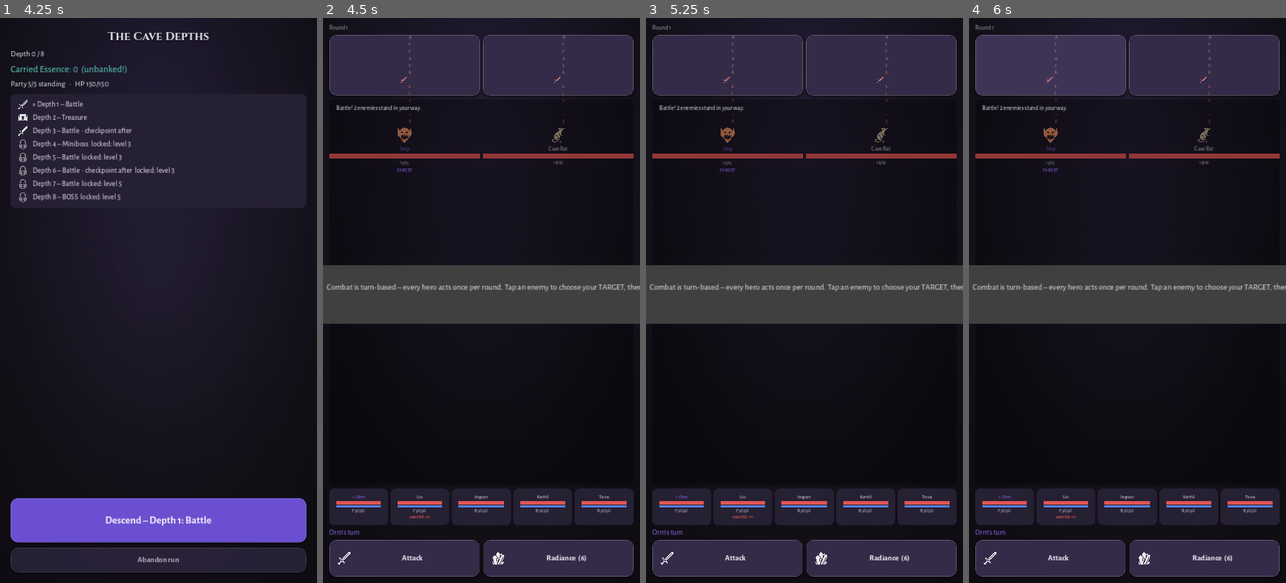
Above: before the commit, frames 1-4 (left to right).
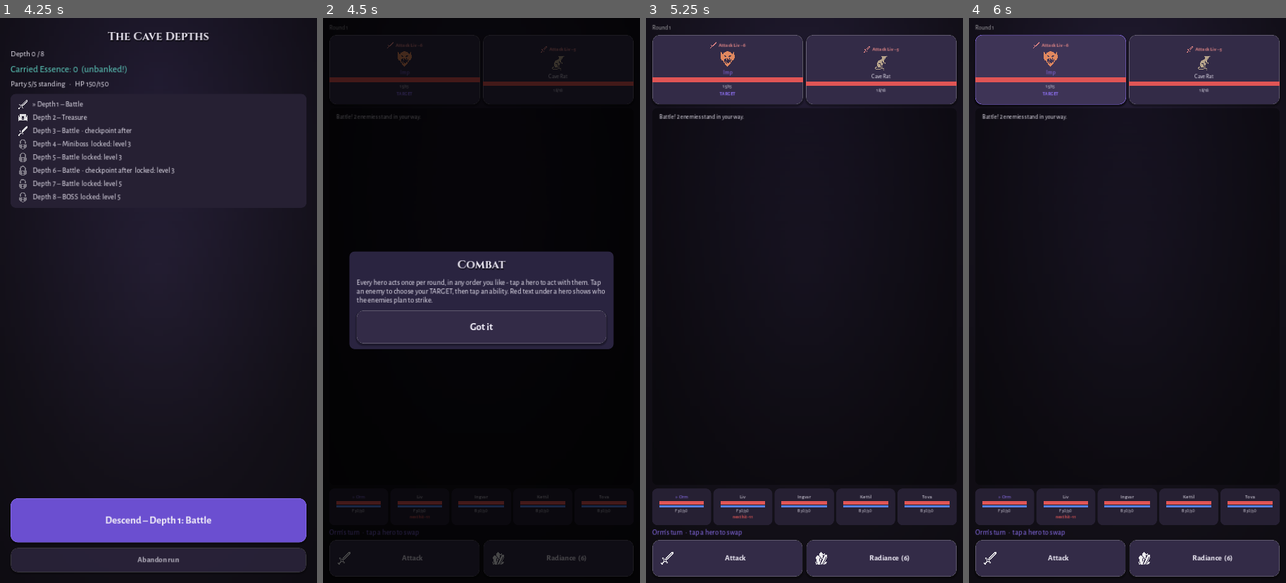
Above: after the commit, the same moments.

Repository: DrDev1337/Dreamapp
Game: Godot game, scene res://scenes/main.tscn
Two runs of this game, one before a commit and one after it. Both use one fixed random seed, a clock stepped at 60 frames per second and the inputs below.
Inputs (mouse positions are in pixels of both pictures, inside the frame that each line leads up to):
- Up to frame 1 (4.25 s): click "+ New party" at 0.5 s; click "Cancel" at 1.25 s; click "+ New party" at 2 s; click "Begin the descent" at 2.75 s; click "START RUN – The Cave Depths" at 3.5 s
- Up to frame 2 (4.5 s): click "Descend – Depth 1: Battle" at 4.25 s
- Up to frame 3 (5.25 s): click (804, 328) at 5 s, where only the run after the commit has a clickable "Got it"
- Up to frame 4 (6 s): click (1051, 63) at 5.77 s

Frame 1 is identical in both runs. In frame 2, 39% of the frame differs, in the area x 0-100%, y 0-99%; in frame 3, 14%; in frame 4, 15%.

Commit message:
Fix blocking mobile dialogs, enemy intent layout; free hero order
From device testing:
- AcceptDialog/ConfirmationDialog render broken on mobile web (gray
  band, OK button off-screen) and modally blocked all input. Replaced
  with plain Control overlays: UIKit.popup and new UIKit.confirm
- Enemy intent text rendered one character per line: UIKit.body labels
  autowrap, and inside the intent HBox that collapses to 1-char width.
  Intents are now single-line bold, and enemy cards got taller
- Players can now choose which hero takes each party turn: tap a hero
  panel to swap (CombatEngine.select_actor). Speed decides WHEN party
  turns occur relative to enemies; hero_acted tracks who spent their
  action, acted heroes dim, and the state survives save/resume. Hero
  status effects now tick at round start (a stunned hero loses the
  round's action)

Co-Authored-By: Claude Fable 5 <noreply@anthropic.com>
Claude-Session: https://claude.ai/code/session_019aKYy591HB2eGFWw2i1t2D

Diff:
--- a/src/core/combat.gd
+++ b/src/core/combat.gd
@@ -19,6 +19,7 @@
 var turn_order: Array = []  # [{"side": "hero"/"enemy", "index": int}, ...]
 var awaiting_player := false
 var active_hero := -1
+var hero_acted: Array = []  # hjälteindex som förbrukat sin handling i rundan
 var result := ""  # "", "victory", "defeat"
 var log: Array = []
 var rng := RandomNumberGenerator.new()
@@ -93,6 +94,8 @@
 
 
 func _build_turn_order() -> void:
+	hero_acted = []
+	_round_start_hero_upkeep()
 	var entries: Array = []
 	for i in heroes.size():
 		if heroes[i]["hp"] > 0:
@@ -114,7 +117,40 @@
 	return speed
 
 
-## Kör tills nästa hjälte står i tur (active_hero) eller striden är slut.
+## Statuseffekter på hjältar tickar vid rundstart (gift, stun). En
+## stunnad hjälte förlorar rundans handling.
+func _round_start_hero_upkeep() -> void:
+	for i in heroes.size():
+		var hero: Dictionary = heroes[i]
+		if hero["hp"] <= 0:
+			continue
+		if not _tick_statuses_and_check(hero, hero["name"]) and hero["hp"] > 0:
+			hero_acted.append(i)
+
+
+## Förvald hjälte för en partyslot: slotens ägare om möjlig, annars
+## första levande hjälte som inte agerat. -1 = sloten är förbrukad.
+func _default_actor(scheduled: int) -> int:
+	if heroes[scheduled]["hp"] > 0 and scheduled not in hero_acted:
+		return scheduled
+	for i in living_heroes():
+		if i not in hero_acted:
+			return i
+	return -1
+
+
+## Spelaren byter vilken hjälte som agerar på partyts tur ("vem kör
+## sin runda först" – fri ordning inom rundan).
+func select_actor(index: int) -> bool:
+	if not awaiting_player or index < 0 or index >= heroes.size():
+		return false
+	if heroes[index]["hp"] <= 0 or index in hero_acted:
+		return false
+	active_hero = index
+	return true
+
+
+## Kör tills partyt står i tur (active_hero = förval) eller striden är slut.
 func advance_until_player_turn() -> void:
 	awaiting_player = false
 	active_hero = -1
@@ -123,18 +159,17 @@
 			round_number += 1
 			_build_turn_order()
 			plan_intents()
+			if _party_wiped():
+				_end_combat("defeat")
+				return
 			continue
 		var entry: Dictionary = turn_order[turn_index]
 		if String(entry["side"]) == "hero":
-			var hero: Dictionary = heroes[int(entry["index"])]
-			if hero["hp"] > 0:
-				if _tick_statuses_and_check(hero, hero["name"]):
-					awaiting_player = true
-					active_hero = int(entry["index"])
-					return
-				if _party_wiped():
-					_end_combat("defeat")
-					return
+			var actor := _default_actor(int(entry["index"]))
+			if actor >= 0:
+				awaiting_player = true
+				active_hero = actor
+				return
 			turn_index += 1
 			continue
 		var enemy: Dictionary = enemies[int(entry["index"])]
@@ -175,6 +210,7 @@
 	# Handlingen kan ha ändrat läget (taunt, dödad healer-kompis) –
 	# fiender som inte agerat än tänker om så intentionerna håller.
 	_replan_pending_intents()
+	hero_acted.append(active_hero)
 	awaiting_player = false
 	active_hero = -1
 	if living_enemies().is_empty():
@@ -556,6 +592,7 @@
 		"turn_order": turn_order,
 		"awaiting_player": awaiting_player,
 		"active_hero": active_hero,
+		"hero_acted": hero_acted,
 		"result": result,
 		"log": log.slice(maxi(0, log.size() - 20)),
 		"rng_seed": rng.seed,
@@ -574,6 +611,7 @@
 	)
 	engine.awaiting_player = data["awaiting_player"]
 	engine.active_hero = int(data.get("active_hero", -1))
+	engine.hero_acted = data.get("hero_acted", []).map(func(v): return int(v))
 	engine.result = data["result"]
 	engine.log = data["log"]
 	engine.rng.seed = int(data["rng_seed"])
--- a/src/ui/combat_screen.gd
+++ b/src/ui/combat_screen.gd
@@ -35,10 +35,10 @@
 	if Game.should_show_tutorial("combat_intro"):
 		Game.mark_tutorial_seen("combat_intro")
 		var hint := (
-			"Combat is turn-based – every hero acts once per round. "
-			+ "Tap an enemy to choose your TARGET, then tap an ability. "
-			+ "Red text under a hero shows who the enemies plan to strike, "
-			+ "and melee enemies can only reach your front row."
+			"Every hero acts once per round, in any order you like - "
+			+ "tap a hero to act with them. Tap an enemy to choose your "
+			+ "TARGET, then tap an ability. Red text under a hero shows "
+			+ "who the enemies plan to strike."
 		)
 		UIKit.popup(self, "Combat", hint)
 
@@ -91,7 +91,7 @@
 	var enemy: Dictionary = engine.enemies[index]
 	var button := Button.new()
 	button.size_flags_horizontal = Control.SIZE_EXPAND_FILL
-	button.custom_minimum_size = Vector2(0, 138)
+	button.custom_minimum_size = Vector2(0, 158)
 	var box := VBoxContainer.new()
 	box.set_anchors_and_offsets_preset(Control.PRESET_FULL_RECT)
 	box.mouse_filter = Control.MOUSE_FILTER_IGNORE
@@ -102,7 +102,10 @@
 	intent_row.add_theme_constant_override("separation", 4)
 	var intent_icon := Icons.image(Icons.INTENT["attack"], 16)
 	intent_row.add_child(intent_icon)
-	var intent_label := UIKit.body("", 11)
+	var intent_label := UIKit.body("", 12)
+	# Autowrap i en HBox ger 1 tecken/rad – intentionen ska vara EN rad.
+	intent_label.autowrap_mode = TextServer.AUTOWRAP_OFF
+	intent_label.add_theme_font_override("font", UIKit.FONT_BOLD)
 	intent_row.add_child(intent_label)
 	box.add_child(intent_row)
 	var icon_texture: Texture2D = Icons.ENEMY.get(enemy["id"], Icons.SKULL)
@@ -149,6 +152,13 @@
 	var hero: Dictionary = engine.heroes[index]
 	var panel := UIKit.panel()
 	panel.size_flags_horizontal = Control.SIZE_EXPAND_FILL
+	# Tappbar: spelaren väljer vem som agerar på partyts tur.
+	panel.mouse_filter = Control.MOUSE_FILTER_STOP
+	panel.gui_input.connect(
+		func(event):
+			if event is InputEventMouseButton and event.pressed:
+				_select_hero(index)
+	)
 	var box := VBoxContainer.new()
 	box.add_theme_constant_override("separation", 2)
 	var name_label := UIKit.body(String(hero["name"]), 12)
@@ -256,7 +266,13 @@
 		var widget: Dictionary = hero_widgets[i]
 		var down: bool = hero["hp"] <= 0
 		var is_active: bool = i == engine.active_hero
-		widget["panel"].modulate = Color(1, 1, 1, 0.35) if down else Color.WHITE
+		var acted: bool = i in engine.hero_acted
+		var tint := Color.WHITE
+		if down:
+			tint = Color(1, 1, 1, 0.35)
+		elif acted:
+			tint = Color(1, 1, 1, 0.55)
+		widget["panel"].modulate = tint
 		widget["name_label"].text = ("» " if is_active else "") + String(hero["name"])
 		widget["name_label"].add_theme_color_override(
 			"font_color", UIKit.COLOR_ACCENT if is_active else Color("e8e4f0")
@@ -278,7 +294,7 @@
 
 	var active := engine.active_hero
 	if active >= 0 and not engine.is_over():
-		turn_label.text = "%s's turn" % engine.heroes[active]["name"]
+		turn_label.text = "%s's turn  ·  tap a hero to swap" % engine.heroes[active]["name"]
 	else:
 		turn_label.text = ""
 
@@ -317,6 +333,11 @@
 		create_tween().tween_property(bar, "value", value, 0.3).set_ease(Tween.EASE_OUT)
 	else:
 		bar.value = value
+
+
+func _select_hero(index: int) -> void:
+	if engine != null and engine.select_actor(index):
+		_refresh(false)
 
 
 func _use_ability(ability_id: String) -> void:
--- a/src/ui/run_screen.gd
+++ b/src/ui/run_screen.gd
@@ -123,20 +123,13 @@
 
 
 func _confirm_abandon(run: RunState) -> void:
-	var dialog := ConfirmationDialog.new()
-	dialog.title = "Abandon run?"
+	var text := "You carry nothing – the run simply ends."
 	if run.carried_essence > 0 or not run.unsecured_items.is_empty():
-		dialog.dialog_text = (
+		text = (
 			"Abandoning counts as a wipe: your carried Essence (%d) and unbanked loot will be left at depth %d."
 			% [run.carried_essence, run.current_depth]
 		)
-	else:
-		dialog.dialog_text = "You carry nothing – the run simply ends."
-	dialog.ok_button_text = "Abandon"
-	dialog.cancel_button_text = "Keep going"
-	add_child(dialog)
-	dialog.popup_centered(Vector2i(560, 0))
-	dialog.confirmed.connect(main.abandon_run)
+	UIKit.confirm(self, "Abandon run?", text, "Abandon", main.abandon_run)
 
 
 func _chest_offer(item: Dictionary) -> Control:
--- a/src/ui/slot_screen.gd
+++ b/src/ui/slot_screen.gd
@@ -195,14 +195,11 @@
 
 
 func _confirm_delete(slot: int) -> void:
-	var dialog := ConfirmationDialog.new()
-	dialog.title = "Delete party?"
-	dialog.dialog_text = "All progress for this party will be lost permanently."
-	dialog.ok_button_text = "Delete"
-	dialog.cancel_button_text = "Cancel"
-	add_child(dialog)
-	dialog.popup_centered()
-	dialog.confirmed.connect(
+	UIKit.confirm(
+		self,
+		"Delete party?",
+		"All progress for this party will be lost permanently.",
+		"Delete",
 		func():
 			Game.delete_slot(slot)
 			rebuild()
--- a/src/ui/ui_kit.gd
+++ b/src/ui/ui_kit.gd
@@ -186,13 +186,63 @@
 	return container
 
 
-## Popup för onboarding (US-9.1) och bekräftelser.
+## Popup för onboarding (US-9.1) och bekräftelser. Byggd som en vanlig
+## Control-overlay – Godots fönsterdialoger (AcceptDialog m.fl.) renderas
+## trasigt på mobilwebben och kunde blockera hela spelet utan synlig knapp.
 static func popup(parent: Node, popup_title: String, text: String) -> void:
-	var dialog := AcceptDialog.new()
-	dialog.title = popup_title
-	dialog.dialog_text = text
-	dialog.ok_button_text = "Got it"
-	parent.add_child(dialog)
-	dialog.popup_centered(Vector2i(560, 0))
-	dialog.confirmed.connect(dialog.queue_free)
-	dialog.canceled.connect(dialog.queue_free)
+	var dim := _dialog_overlay(parent, popup_title, text)
+	var ok_button := big_button("Got it", 76)
+	ok_button.size_flags_horizontal = Control.SIZE_EXPAND_FILL
+	ok_button.pressed.connect(dim.queue_free)
+	_dialog_buttons(dim).add_child(ok_button)
+
+
+## Bekräftelsedialog: kör on_confirm vid OK, stänger alltid sig själv.
+static func confirm(
+	parent: Node, popup_title: String, text: String, ok_text: String, on_confirm: Callable
+) -> void:
+	var dim := _dialog_overlay(parent, popup_title, text)
+	var buttons := _dialog_buttons(dim)
+	var ok_button := big_button(ok_text, 76)
+	ok_button.size_flags_horizontal = Control.SIZE_EXPAND_FILL
+	ok_button.pressed.connect(
+		func():
+			dim.queue_free()
+			on_confirm.call()
+	)
+	var cancel_button := big_button("Cancel", 76)
+	cancel_button.size_flags_horizontal = Control.SIZE_EXPAND_FILL
+	cancel_button.pressed.connect(dim.queue_free)
+	buttons.add_child(ok_button)
+	buttons.add_child(cancel_button)
+
+
+static func _dialog_overlay(parent: Node, popup_title: String, text: String) -> ColorRect:
+	var dim := ColorRect.new()
+	dim.color = Color(0, 0, 0, 0.7)
+	dim.z_index = 100
+	dim.set_anchors_and_offsets_preset(Control.PRESET_FULL_RECT)
+	parent.add_child(dim)
+	var center := CenterContainer.new()
+	center.set_anchors_and_offsets_preset(Control.PRESET_FULL_RECT)
+	dim.add_child(center)
+	var box := panel(Color("2a2440"))
+	box.custom_minimum_size = Vector2(600, 0)
+	center.add_child(box)
+	var content := VBoxContainer.new()
+	content.add_theme_constant_override("separation", 14)
+	content.set_meta("dialog_content", true)
+	box.add_child(content)
+	content.add_child(title(popup_title, 26))
+	var body_label := body(text, 17)
+	body_label.custom_minimum_size = Vector2(560, 0)
+	content.add_child(body_label)
+	return dim
+
+
+static func _dialog_buttons(dim: ColorRect) -> HBoxContainer:
+	var content: VBoxContainer = dim.get_child(0).get_child(0).get_child(0)
+	var buttons := HBoxContainer.new()
+	buttons.add_theme_constant_override("separation", 10)
+	content.add_child(buttons)
+	return buttons
--- a/tests/run_tests.gd
+++ b/tests/run_tests.gd
@@ -122,6 +122,28 @@
 		if round_engine.round_number > 1 or round_engine.is_over():
 			break
 	check(actors == [0, 1, 2, 3, 4], "varje hjälte agerar exakt en gång per runda")
+
+	# Fri ordning: spelaren väljer vem som tar partyts tur.
+	var order_engine := CombatEngine.new()
+	order_engine.setup(_make_party_combat(), [Enemies.spawn("stone_golem", 1)], 44)
+	order_engine.advance_until_player_turn()
+	check(order_engine.select_actor(3), "valfri hjälte kan ta partyts tur")
+	check(order_engine.active_hero == 3, "vald hjälte blir aktiv")
+	order_engine.player_action("basic_attack", 0)
+	check(3 in order_engine.hero_acted, "handlingen bokförs på vald hjälte")
+	order_engine.advance_until_player_turn()
+	check(not order_engine.select_actor(3), "samma hjälte kan inte agera två gånger per runda")
+	var first_round := order_engine.round_number
+	var safety_order := 0
+	while order_engine.round_number == first_round and not order_engine.is_over():
+		order_engine.player_action("basic_attack", 0)
+		safety_order += 1
+		if safety_order > 10:
+			break
+	check(
+		order_engine.round_number == 2 and order_engine.hero_acted.is_empty(),
+		"ny runda nollställer vem som agerat"
+	)
 
 	var doomed := CombatEngine.new()
 	doomed.setup(_make_party_combat(1, 1), [Enemies.spawn("stone_golem", 5)], 7)
@@ -479,3 +501,8 @@
 	)
 	var acted := resumed.combat.player_action("basic_attack", 0)
 	check(acted, "striden är spelbar efter resume")
+	var second_save := RunState.from_dict(JSON.parse_string(JSON.stringify(resumed.to_dict())))
+	check(
+		second_save.combat.hero_acted == resumed.combat.hero_acted,
+		"vem som agerat i rundan överlever resume"
+	)
Not shown, changed: docs/party_design.md
